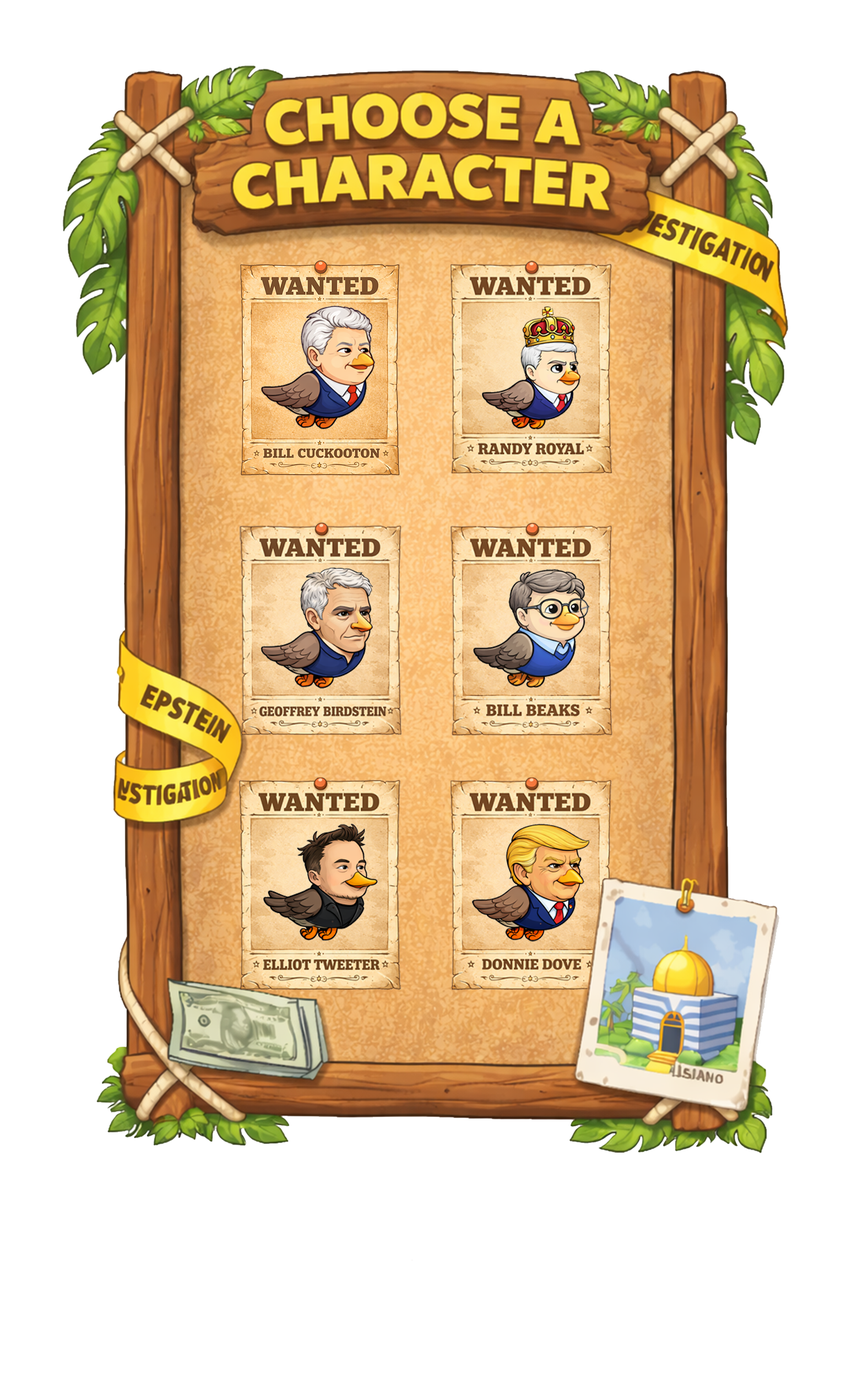
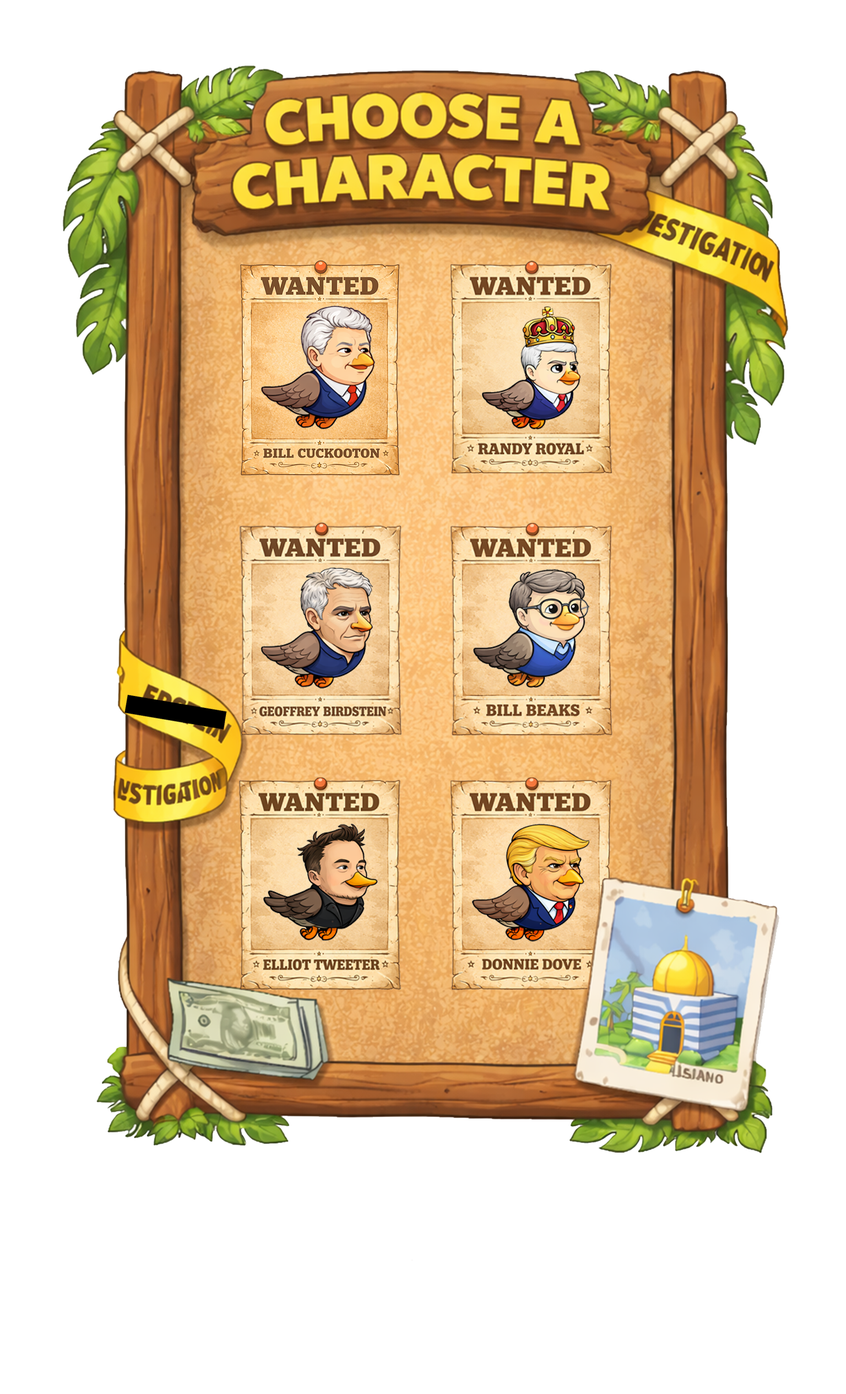
Before/after of a 846 x 1394 layered artwork. What changed in the layer stack:
showed "Layer 1", moved it above "vertical_board copy", painted on it over [124,694,227,730]
